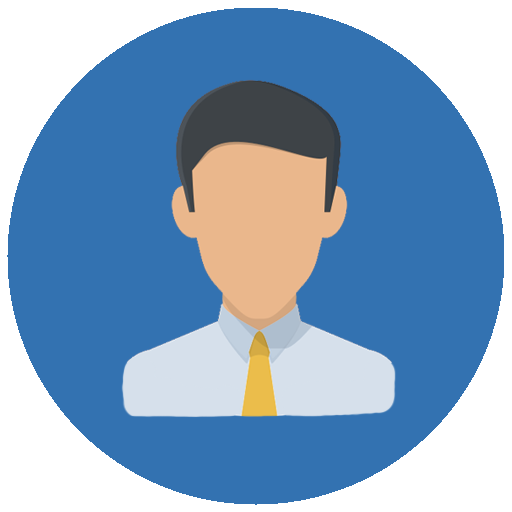
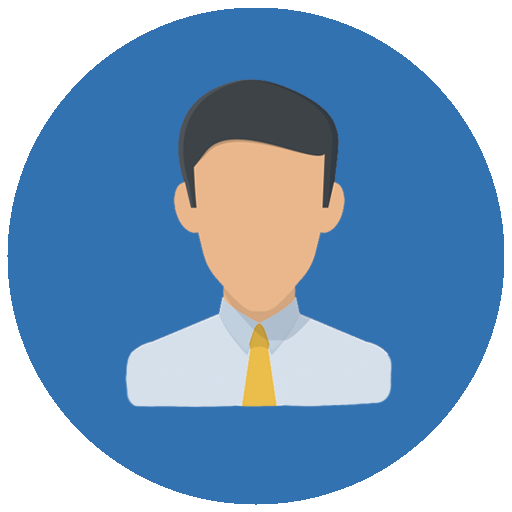
Two versions of the same layered image (512x512). Layer-by-layer changes:
painted on "Layer 1" over [121, 79, 396, 418]
